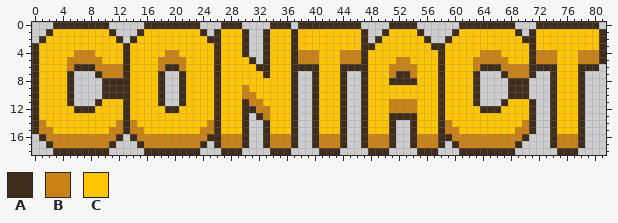
Two states of a sprite sheet, montana-portfolio/static/contact-title.png. The picture above was drawn from the file before the commit.
The file is 328x76 pixels, drawn in blocks of 4x4; one block is one cell here.
Palette (. is transparent): A #3f2d1b  B #c98217  C #ffc500
Pixels before, first column x 0:
 0 ...AAAAAAAA.....AAAAAAAA...AAA....AAA.AAAAAAAAA....AAAA......AAAAAAAA...AAAAAAAAA.
 1 ..ACCCCCCCCA...ACCCCCCCCA.ACCCA..ACCCACCCCCCCCCA..ACCCCA....ACCCCCCCCA.ACCCCCCCCCA
 2 .ACCCCCCCCCCA.ACCCCCCCCCCAACCCA..ACCCACCCCCCCCCA.ACCCCCCA..ACCCCCCCCCCAACCCCCCCCCA
 3 ACCCCCCCCCCCCACCCCCCCCCCCCACCCA..ACCCACCCCCCCCCAACCCCCCCCAACCCCCCCCCCCCACCCCCCCCCA
 4 ACCCCCBBBCCCCACCCCCBBCCCCCACCCA..ACCCABBBCCCBBBACCCCCCCCCCACCCCCBBBCCCCABBBCCCBBBA
 5 ACCCCBBBBBCCCACCCCBBBBCCCCACCCCA.ACCCABBBCCCBBBACCCCBBCCCCACCCCBBBBBCCCABBBCCCBBBA
 6 ACCCCBAAABBBBACCCCBAABCCCCACCCCCAACCCAAAACCCAAAACCCBBBBCCCACCCCBAAABBBBAAAACCCAAA.
 7 ACCCCA...ABBBACCCCA..ACCCCACCCCCCACCCA..ACCCA..ACCCBAABCCCACCCCA...ABBBA..ACCCA...
 8 ACCCCA....AAAACCCCA..ACCCCACCCCCCCCCCA..ACCCA..ACCCAAAACCCACCCCA....AAA...ACCCA...
 9 ACCCCA....AAAACCCCA..ACCCCACCCBCCCCCCA..ACCCA..ACCCCCCCCCCACCCCA....AAA...ACCCA...
10 ACCCCA....AAAACCCCA..ACCCCACCCBBCCCCCA..ACCCA..ACCCCCCCCCCACCCCA....AAA...ACCCA...
11 ACCCCA...ACCCACCCCA..ACCCCACCCABBCCCCA..ACCCA..ACCCBBBBCCCACCCCA...ACCCA..ACCCA...
12 ACCCCCAAACCCCACCCCCAACCCCCACCCAABBCCCA..ACCCA..ACCCBBBBCCCACCCCCAAACCCCA..ACCCA...
13 ACCCCCCCCCCCCACCCCCCCCCCCCACCCA.ABCCCA..ACCCA..ACCCAAAACCCACCCCCCCCCCCCA..ACCCA...
14 ABCCCCCCCCCCBABCCCCCCCCCCBACCCA..ACCCA..ACCCA..ACCCA..ACCCABCCCCCCCCCCBA..ACCCA...
15 ABBCCCCCCCCBBABBCCCCCCCCBBACCCA..ACCCA..ACCCA..ACCCA..ACCCABBCCCCCCCCBBA..ACCCA...
16 .ABBBBBBBBBBA.ABBBBBBBBBBAABBBA..ABBBA..ABBBA..ABBBA..ABBBAABBBBBBBBBBA...ABBBA...
17 ..ABBBBBBBBA...ABBBBBBBBA.ABBBA..ABBBA..ABBBA..ABBBA..ABBBA.ABBBBBBBBA....ABBBA...
18 ...AAAAAAAA.....AAAAAAAA...AAA....AAA....AAA....AAA....AAA...AAAAAAAA......AAA....
New version:
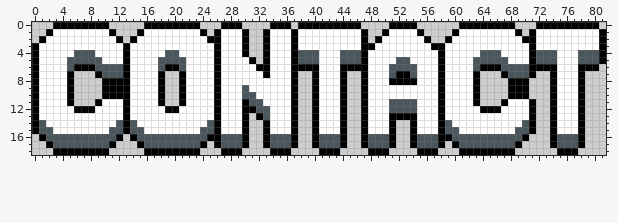
Change:
colour A: #3f2d1b -> #000000
colour B: #c98217 -> #4b555c
colour C: #ffc500 -> #ffffff
Changed places in both pictures, as pixel boxes (x1, y1, x2, y2):
changed: (32, 22, 606, 155)
